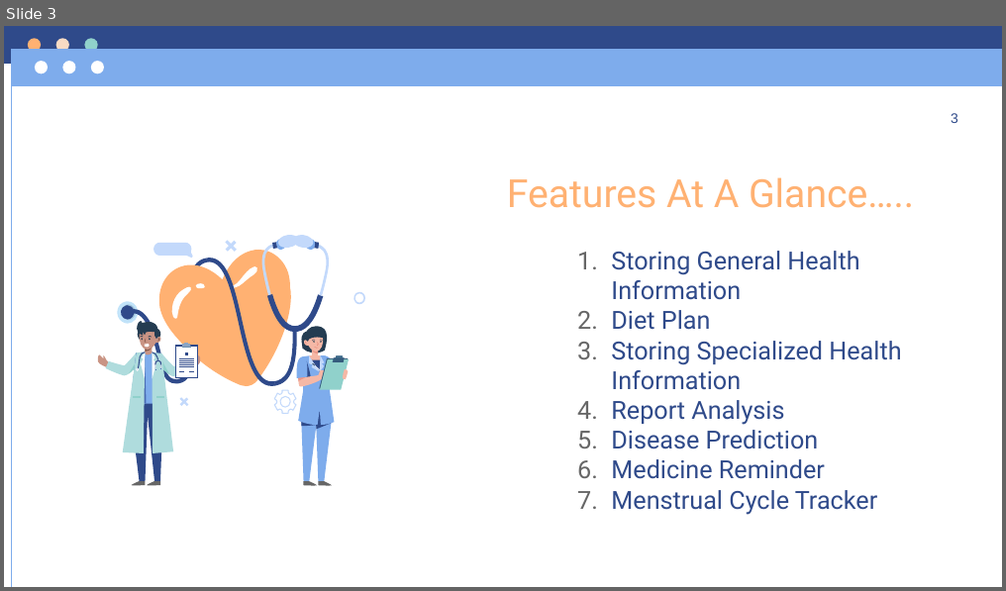
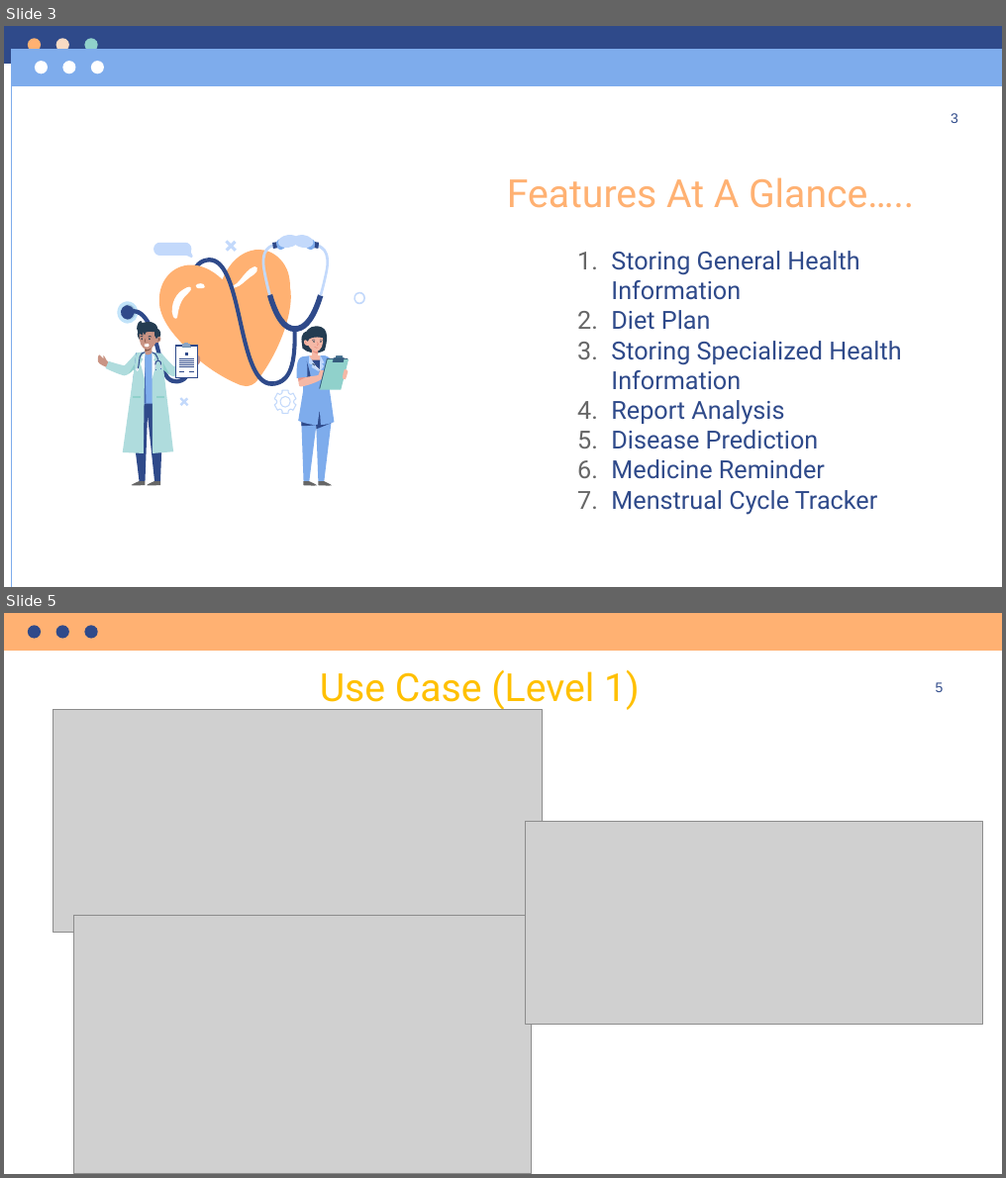
Before and after one commit to SabrinaSusmi/My-Health-Keeper, a slide deck: Final Presentation.pptx. Shown one above the other, each under a label of ours: slide 3 before the commit, slides 3 and 5 after it; the slides between them are not shown. The pictures are 1006x591 and 1006x1178 pixels, drawn with LibreOffice and Linux fonts; fonts in the diff are those of the drawing; grey boxes stand for pictures. Boxes give left, top, right and bottom in pixels: in the first picture for what was removed or moved away, otherwise in the second. Text is boxed around its words. In the diff, an @@ line names an element or a change of style, - is before the commit and + after.

```diff
--- a/Final Presentation.pptx
+++ b/Final Presentation.pptx
@@ slide 5 added at box(4, 613, 1002, 1174), background #FFFFFF @@
@@ group added at box(4, 613, 1002, 651): 3 ellipses, 1 freeform shape @@
@@ title added at box(320, 669, 640, 712), 28 pt, text #FFC000 @@
+Use Case (Level 1)
@@ text added at box(936, 682, 944, 692), 10 pt, text #2F4A8A @@
+5
@@ picture added at box(54, 710, 543, 933) @@
@@ picture added at box(525, 822, 983, 1025) @@
@@ picture added at box(74, 915, 532, 1174) @@
```
Also in this commit, not shown: 4 slides changed, 4 other slides added.
